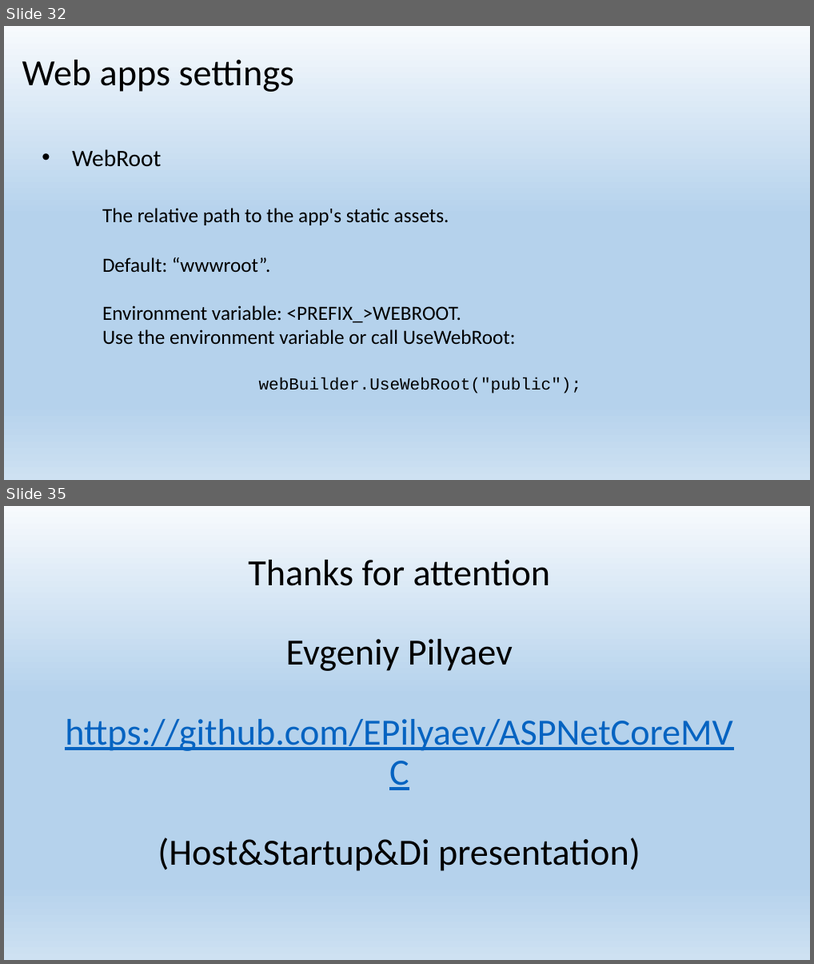
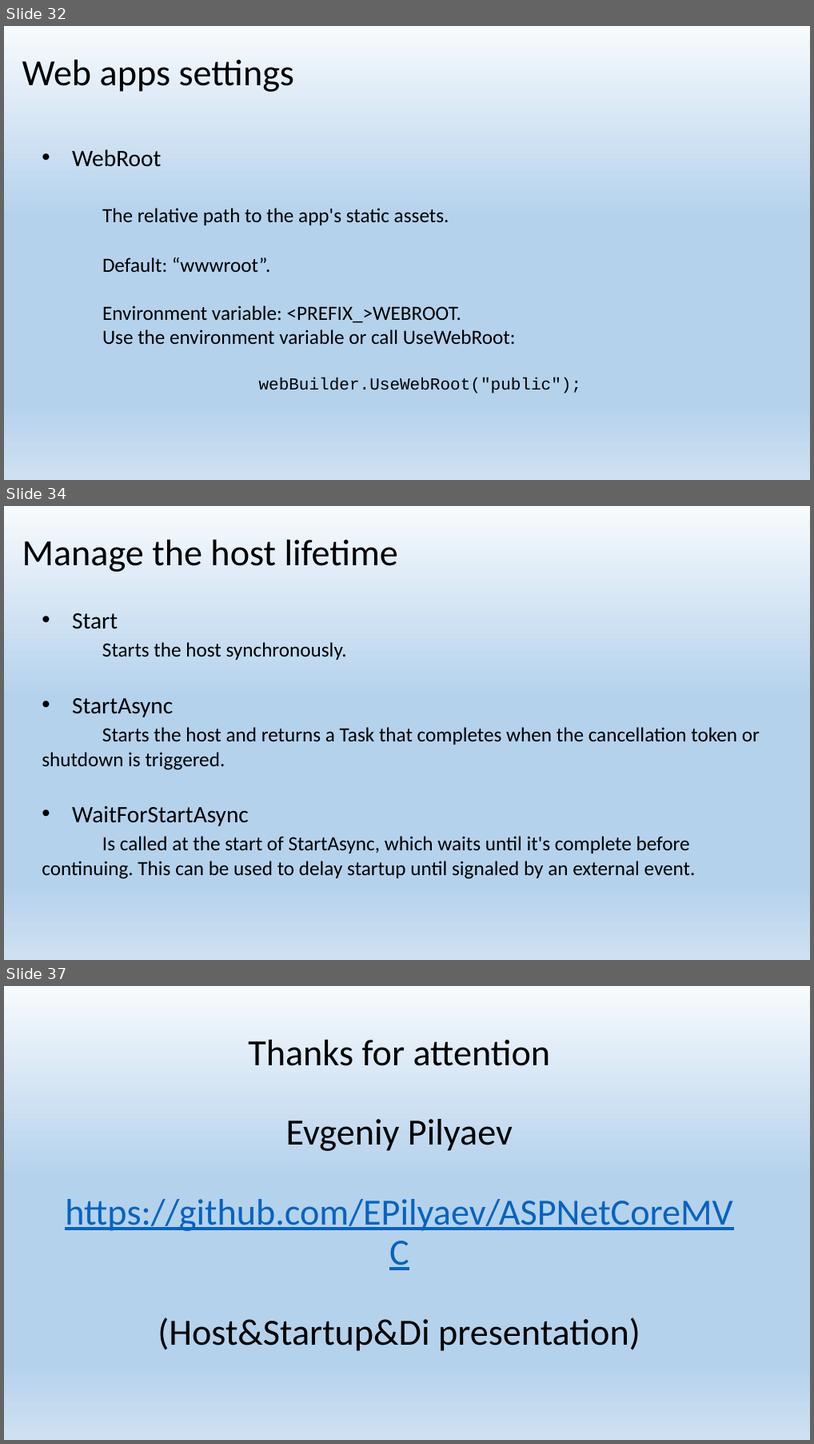
Before and after one commit to EPilyaev/ASPNetCoreMVC, a slide deck: Host&Startup&Di.pptx. Shown one above the other, each under a label of ours: slides 32 and 35 before the commit, slides 32, 34 and 37 after it; the slides between them are not shown. The pictures are 814x964 and 814x1444 pixels, drawn with LibreOffice and Linux fonts; fonts in the diff are those of the drawing. Boxes give left, top, right and bottom in pixels: in the first picture for what was removed or moved away, otherwise in the second. Text is boxed around its words. In the diff, an @@ line names an element or a change of style, - is before the commit and + after.

Commit message:
Finish Host section

```diff
--- a/Host&Startup&Di.pptx
+++ b/Host&Startup&Di.pptx
@@ slide 34 added at <box>4,506,810,960</box>, background gradient #F7FAFD to #B5D2EC to #CEE1F2 @@
@@ title added at <box>22,540,398,572</box>, 44 pt, text #000000 @@
+Manage the host lifetime
@@ text added at <box>42,613,760,879</box>, 24 pt, text #000000 @@
+• Start
+Starts the host synchronously.
+• StartAsync
+Starts the host and returns a Task that completes when the cancellation token or shutdown is triggered.
+• WaitForStartAsync
+Is called at the start of StartAsync, which waits until it's complete before continuing. This can be used to delay startup until signaled by an external event.
@@ what was slide 35 is now slide 37 @@
```
Also in this commit, not shown: 3 other slides added, 2 slides removed.
